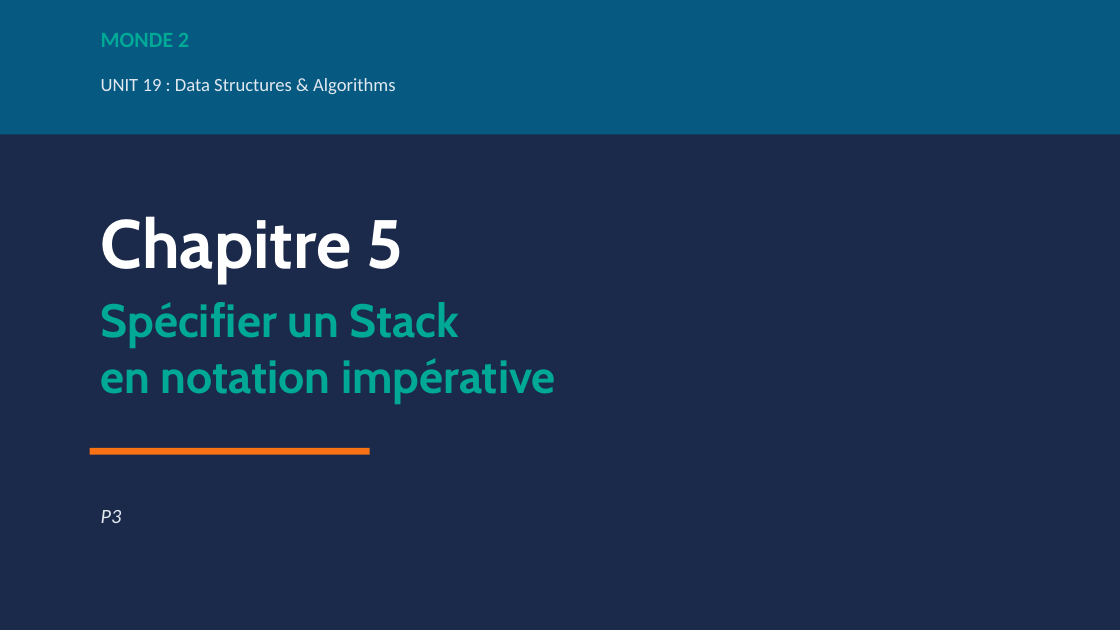
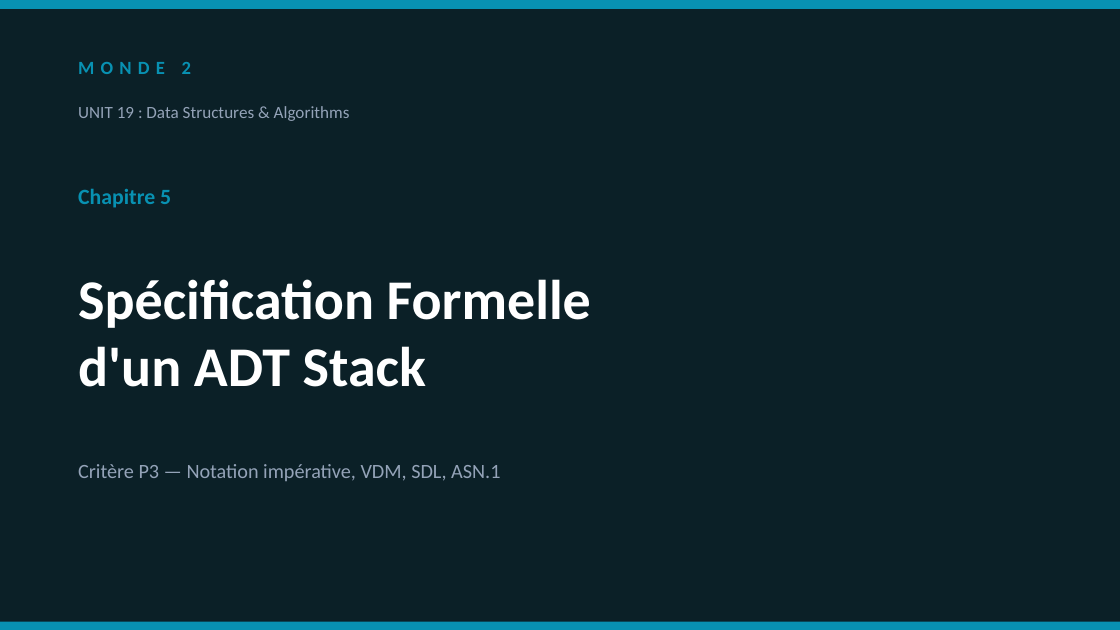
Before and after one commit to mbiTati/unit19-gamifie, a slide deck: slide 1 of docs/pptx/Ch5_P3_Formal_Spec_Stack.pptx. Drawn at 1120x630 pixels with LibreOffice and Linux fonts; fonts in the diff are those of the drawing. Boxes give left, top, right and bottom in pixels: in the first picture for what was removed or moved away, otherwise in the second. Text is boxed around its words. In the diff, an @@ line names an element or a change of style, - is before the commit and + after.

```diff
--- a/docs/pptx/Ch5_P3_Formal_Spec_Stack.pptx
+++ b/docs/pptx/Ch5_P3_Formal_Spec_Stack.pptx
@@ background #1B2A4A to #0B2027 @@
@@ rectangle: place and size @@
-rectangle at (0,0,1120,134)
+rectangle at (0,0,1120,9)
@@ rectangle at (0,0,1120,9): fill #065A82 to #0891B2 @@
@@ text "MONDE 2": place and size @@
-text "MONDE 2" at (101,33,189,47)
+text "MONDE 2" at (78,62,191,74)
@@ text "MONDE 2" at (78,62,191,74): size 14 to 12 pt, text colour #00A896 to #0891B2, letter spacing 0 to 4 pt @@
@@ text "UNIT 19 : Data Structures ...": place and size @@
-text "UNIT 19 : Data Structures ..." at (101,78,396,94)
+text "UNIT 19 : Data Structures ..." at (78,106,350,121)
@@ text "UNIT 19 : Data Structures ..." at (78,106,350,121): size 12 to 11 pt, text colour #E2E8F0 to #94A3B8 @@
@@ text "Chapitre 5": place and size @@
-text "Chapitre 5" at (101,216,404,283)
+text "Chapitre 5" at (78,189,171,208)
@@ text "Chapitre 5" at (78,189,171,208): size 44 to 14 pt, font Cabin to Calibri, text colour #FFFFFF to #0891B2 @@
@@ text at (78,279,591,387): text changed; size 30 to 36 pt; font Cabin to Calibri; text colour #00A896 to #FFFFFF @@
-Spécifier un Stack
-en notation impérative
+Spécification Formelle
+d'un ADT Stack
@@ rectangle removed at (90,448,370,455) @@
@@ text added at (78,464,500,481), 13 pt, text #94A3B8 @@
+Critère P3 — Notation impérative, VDM, SDL, ASN.1
@@ text removed at (101,510,122,523) @@
-P3
@@ rectangle added at (0,622,1120,630), fill #0891B2 @@
```
Also in this commit, not shown: 1 other slide changed, 7 slides added, 4 slides removed, 13 other files.
